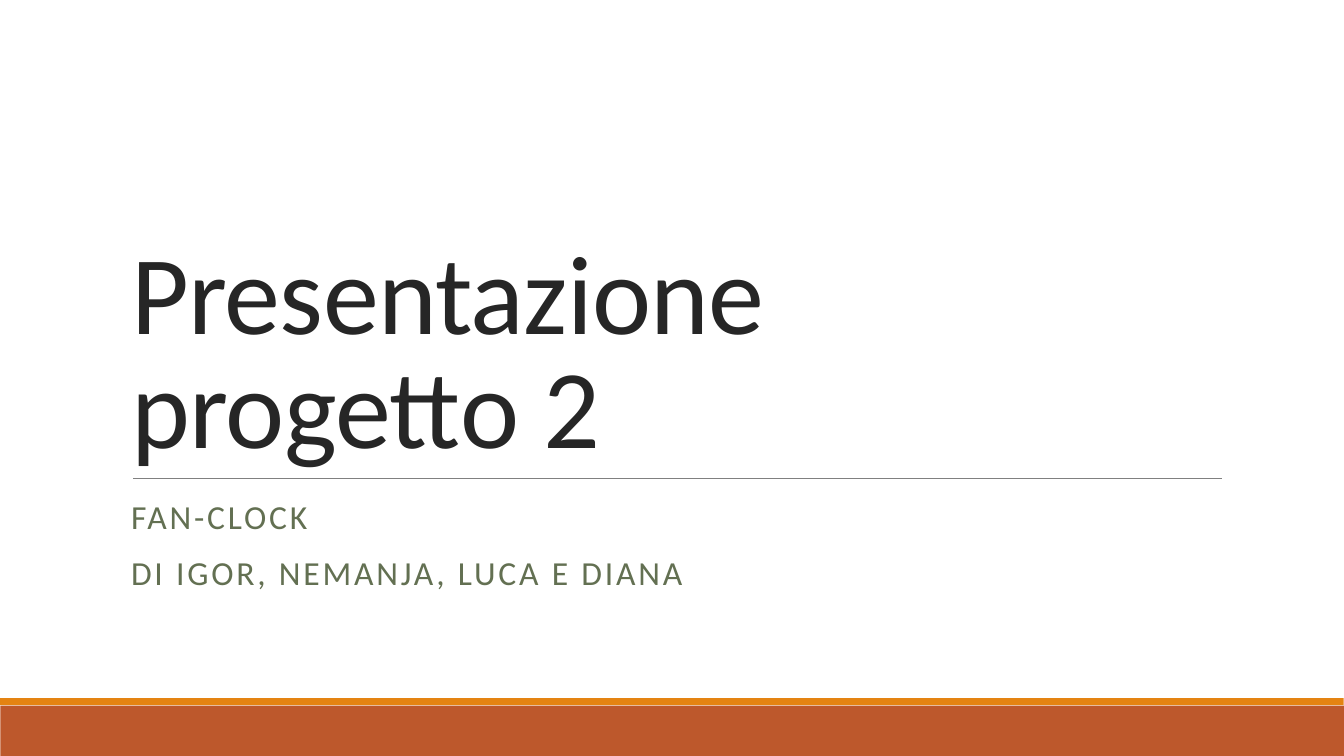
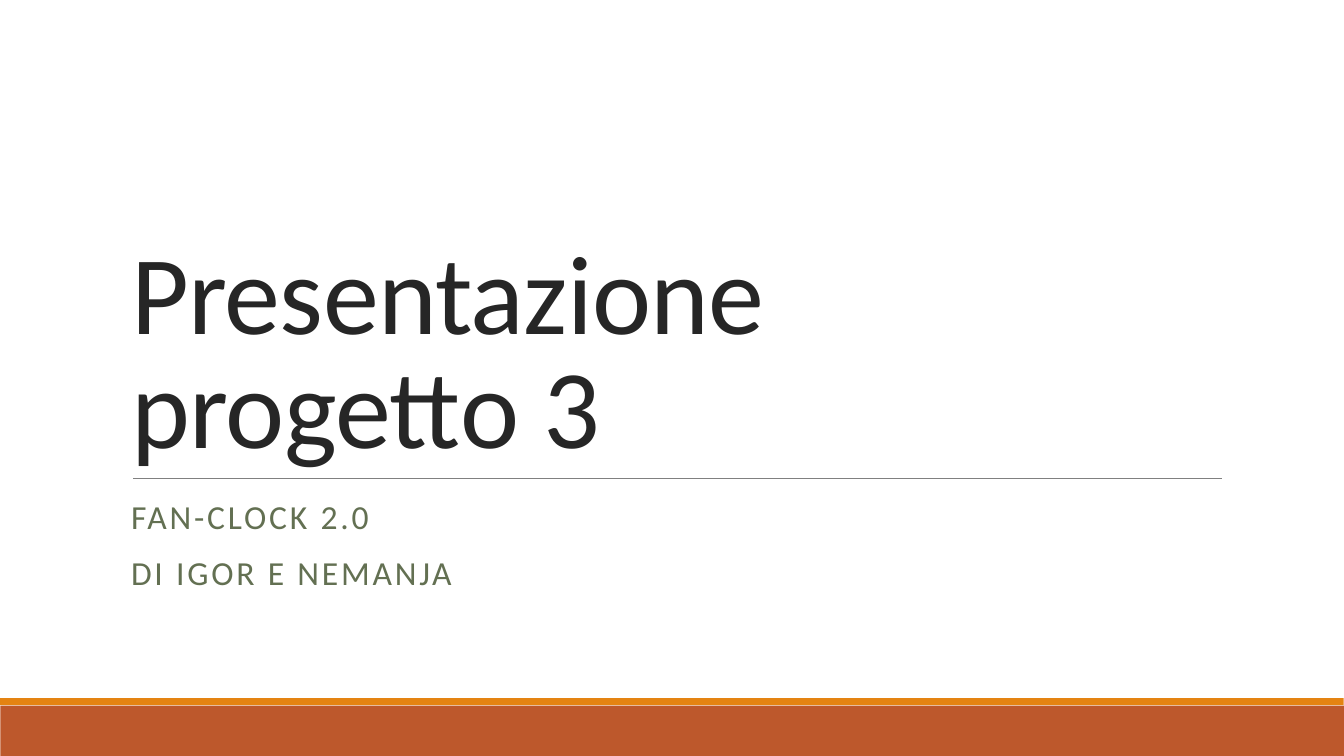
Before and after one commit to nemastojanovic/FanClock2, a slide deck: slide 1 of Documentazione/I3_PRESENTAZIONE_PROG3.pptx. Drawn at 1344x756 pixels with LibreOffice and Linux fonts; fonts in the diff are those of the drawing. Boxes give left, top, right and bottom in pixels: in the first picture for what was removed or moved away, otherwise in the second. Text is boxed around its words. In the diff, an @@ line names an element or a change of style, - is before the commit and + after.

```diff
--- a/Documentazione/I3_PRESENTAZIONE_PROG3.pptx
+++ b/Documentazione/I3_PRESENTAZIONE_PROG3.pptx
@@ title at [131, 257, 764, 468]: text changed @@
-Presentazione
-progetto 2
+Presentazione
+progetto 3
@@ subtitle at [131, 507, 451, 585]: text changed @@
-FAN-CLOCK
-DI IGOR, NEMANJA, LUCA E DIANA
+FAN-CLOCK 2.0
+DI IGOR E NEMANJA
```
Also in this commit, not shown: 3 other slides changed, 10 slides added, 12 slides removed.
